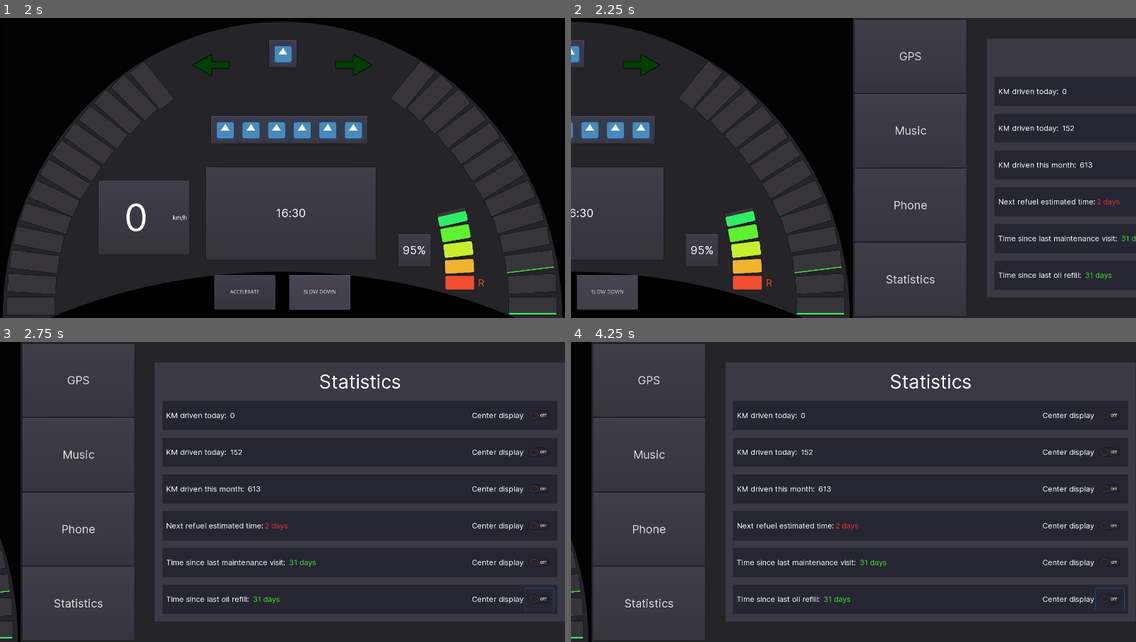
Above: before the commit, frames 1-4 (two rows, left to right).
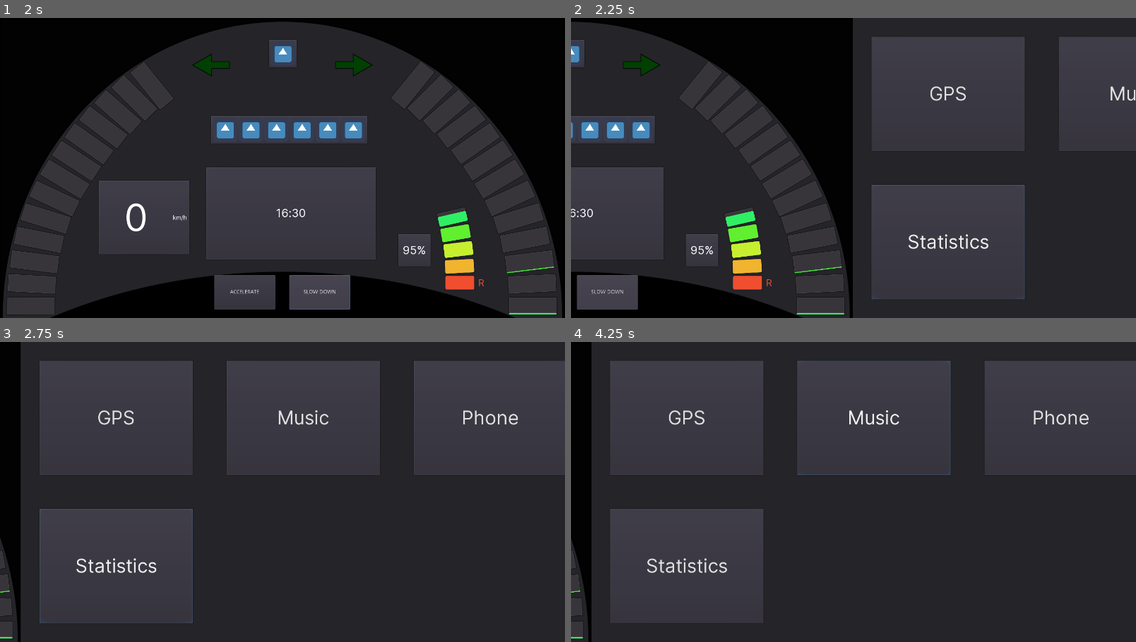
Above: after the commit, the same moments.

Repository: przadkap/car-dashboard
Game: Godot game, scene res://App.tscn
Two runs of this game, one before a commit and one after it. Both use one fixed random seed, a clock stepped at 60 frames per second and the inputs below. The engine's default icon, where the game draws it, is replaced by a stand-in: a white triangle on a blue panel in a dark square. Sound files missing from this copy of the repository are replaced by a short silence.
Inputs:
- Up to frame 1 (2 s): click "ACCELERATE" at 0.5 s; click "SLOW DOWN" at 1.25 s
- Up to frame 2 (2.25 s): tap Enter at 2 s; hold Right from 2.03 s (still down); tap 0 at 2.1 s
- Up to frame 3 (2.75 s): keep holding Right
- Up to frame 4 (4.25 s): release Right at 2.78 s; hold Left 2.78-3.53 s; tap 1 at 2.85 s; hold Right from 3.53 s (still down); tap 0 at 3.6 s

Frame 1 is identical in both runs. In frame 2, 11% of the frame differs, in the area x 50-100%, y 0-94%; in frame 3, 18%, in the area x 4-100%, y 0-100%; in frame 4, 18%.

Commit message:
connect tilebuttons to content in MM

Diff:
--- a/Car Dashboard/App.tscn
+++ b/Car Dashboard/App.tscn
@@ -30,78 +30,78 @@
 [ext_resource path="res://MMScreen/Statistics.gd" type="Script" id=28]
 [ext_resource path="res://CentralDisplay.gd" type="Script" id=29]
 
-[sub_resource type="DynamicFont" id=17]
+[sub_resource type="DynamicFont" id=1]
 size = 30
 font_data = ExtResource( 17 )
 
-[sub_resource type="DynamicFont" id=1]
+[sub_resource type="DynamicFont" id=2]
 size = 100
 font_data = ExtResource( 17 )
 
-[sub_resource type="DynamicFont" id=2]
+[sub_resource type="DynamicFont" id=3]
 font_data = ExtResource( 17 )
 
-[sub_resource type="StyleBoxEmpty" id=3]
-
 [sub_resource type="StyleBoxEmpty" id=4]
 
-[sub_resource type="DynamicFont" id=5]
+[sub_resource type="StyleBoxEmpty" id=5]
+
+[sub_resource type="DynamicFont" id=6]
 size = 30
 font_data = ExtResource( 17 )
 
-[sub_resource type="DynamicFont" id=6]
+[sub_resource type="DynamicFont" id=7]
 size = 50
 font_data = ExtResource( 17 )
 
-[sub_resource type="DynamicFont" id=7]
+[sub_resource type="DynamicFont" id=8]
 size = 30
 font_data = ExtResource( 17 )
 
-[sub_resource type="StyleBoxFlat" id=8]
+[sub_resource type="StyleBoxFlat" id=9]
 content_margin_left = 20.0
 content_margin_right = 20.0
 content_margin_top = 20.0
 content_margin_bottom = 20.0
 bg_color = Color( 0.231373, 0.223529, 0.262745, 1 )
 
-[sub_resource type="DynamicFont" id=9]
+[sub_resource type="DynamicFont" id=10]
 size = 20
 font_data = ExtResource( 17 )
 
-[sub_resource type="StyleBoxFlat" id=10]
+[sub_resource type="StyleBoxFlat" id=11]
 content_margin_left = 50.0
 content_margin_right = 50.0
 content_margin_top = 50.0
 content_margin_bottom = 50.0
 bg_color = Color( 0.231373, 0.223529, 0.262745, 1 )
 
-[sub_resource type="StyleBoxFlat" id=11]
+[sub_resource type="StyleBoxFlat" id=12]
 content_margin_left = 20.0
 content_margin_right = 20.0
 content_margin_top = 20.0
 content_margin_bottom = 20.0
 bg_color = Color( 0.235294, 0.227451, 0.266667, 1 )
 
-[sub_resource type="DynamicFont" id=12]
+[sub_resource type="DynamicFont" id=13]
 size = 50
 font_data = ExtResource( 17 )
 
-[sub_resource type="StyleBoxFlat" id=13]
+[sub_resource type="StyleBoxFlat" id=14]
 content_margin_left = 10.0
 content_margin_right = 10.0
 content_margin_top = 10.0
 content_margin_bottom = 10.0
 bg_color = Color( 0.152941, 0.152941, 0.203922, 1 )
 
-[sub_resource type="DynamicFont" id=14]
-size = 20
-font_data = ExtResource( 17 )
-
 [sub_resource type="DynamicFont" id=15]
 size = 20
 font_data = ExtResource( 17 )
 
 [sub_resource type="DynamicFont" id=16]
+size = 20
+font_data = ExtResource( 17 )
+
+[sub_resource type="DynamicFont" id=17]
 size = 25
 font_data = ExtResource( 17 )
 
@@ -167,14 +167,14 @@
 margin_left = 7.0
 margin_top = 7.0
 margin_right = 447.002
-margin_bottom = 251.0
+margin_bottom = 243.0
 
 [node name="Hour" type="Label" parent="BTWScreen/CentralDisplay/VBoxContainer"]
-margin_top = 103.0
+margin_top = 98.0
 margin_right = 440.0
-margin_bottom = 141.0
+margin_bottom = 136.0
 size_flags_vertical = 6
-custom_fonts/font = SubResource( 17 )
+custom_fonts/font = SubResource( 1 )
 text = "16:30"
 align = 1
 valign = 1
@@ -1023,7 +1023,6 @@
 }
 
 [node name="GridContainer" type="GridContainer" parent="MultimediaScreen/PanelContainer"]
-visible = false
 margin_left = 5.0
 margin_top = 5.0
 margin_right = 1495.0
@@ -1091,10 +1090,11 @@
 rect_min_size = Vector2( 300, 300 )
 size_flags_horizontal = 3
 size_flags_vertical = 3
-custom_fonts/font = SubResource( 6 )
+custom_fonts/font = SubResource( 7 )
 text = "GPS"
 
 [node name="SideSeparator" type="HBoxContainer" parent="MultimediaScreen/PanelContainer"]
+visible = false
 margin_left = 5.0
 margin_top = 5.0
 margin_right = 1495.0
@@ -2471,9 +2471,14 @@
 [connection signal="timeout" from="BTWScreen/KMTimer" to="." method="_on_KMTimer_timeout"]
 [connection signal="timeout" from="BTWScreen/FuelTimer" to="BTWScreen/FuelMeter" method="_on_FuelTimer_timeout"]
 [connection signal="timeout" from="BTWScreen/StopDistanceTimer" to="." method="_on_StopDistanceTimer_timeout"]
+[connection signal="content_changed" from="MultimediaScreen" to="MultimediaScreen/PanelContainer" method="_on_MultimediaScreen_content_changed"]
 [connection signal="content_changed" from="MultimediaScreen" to="MultimediaScreen/PanelContainer/SideSeparator/Content" method="_on_MultimediaScreen_content_changed"]
 [connection signal="music_toggled" from="MultimediaScreen" to="MultimediaScreen/PanelContainer/SideSeparator/Content/MusicPlayer" method="_on_MultimediaScreen_music_toggled"]
 [connection signal="song_data_changed" from="MultimediaScreen" to="MultimediaScreen/PanelContainer/SideSeparator/Content/MusicPlayer" method="_on_MultimediaScreen_song_data_changed"]
+[connection signal="pressed" from="MultimediaScreen/PanelContainer/GridContainer/GPS" to="MultimediaScreen" method="_on_GPS_pressed"]
+[connection signal="pressed" from="MultimediaScreen/PanelContainer/GridContainer/Music" to="MultimediaScreen" method="_on_Music_pressed"]
+[connection signal="pressed" from="MultimediaScreen/PanelContainer/GridContainer/Phone" to="MultimediaScreen" method="_on_Phone_pressed"]
+[connection signal="pressed" from="MultimediaScreen/PanelContainer/GridContainer/Statistics" to="MultimediaScreen" method="_on_Statistics_pressed"]
 [connection signal="pressed" from="MultimediaScreen/PanelContainer/SideSeparator/Sidebar/GPS" to="MultimediaScreen" method="_on_GPS_pressed"]
 [connection signal="pressed" from="MultimediaScreen/PanelContainer/SideSeparator/Sidebar/Music" to="MultimediaScreen" method="_on_Music_pressed"]
 [connection signal="pressed" from="MultimediaScreen/PanelContainer/SideSeparator/Sidebar/Settings" to="MultimediaScreen" method="_on_Settings_pressed"]
--- a/Car Dashboard/MMScreen/PanelContainer.gd
+++ b/Car Dashboard/MMScreen/PanelContainer.gd
@@ -9,8 +9,16 @@
 
 # Called when the node enters the scene tree for the first time.
 func _ready():
-	add_stylebox_override("panel", selected_stylebox)
+	add_stylebox_override("panel", tile_stylebox)
 
 # Called every frame. 'delta' is the elapsed time since the previous frame.
 #func _process(delta):
 #	pass
+
+
+func _on_MultimediaScreen_content_changed(_content):
+	add_stylebox_override("panel", selected_stylebox)
+	if($GridContainer.visible):
+		$GridContainer.hide()
+	if(!$SideSeparator.visible):
+		$SideSeparator.show()
Not shown: 47 places in Car Dashboard/App.tscn that only renumber resources
